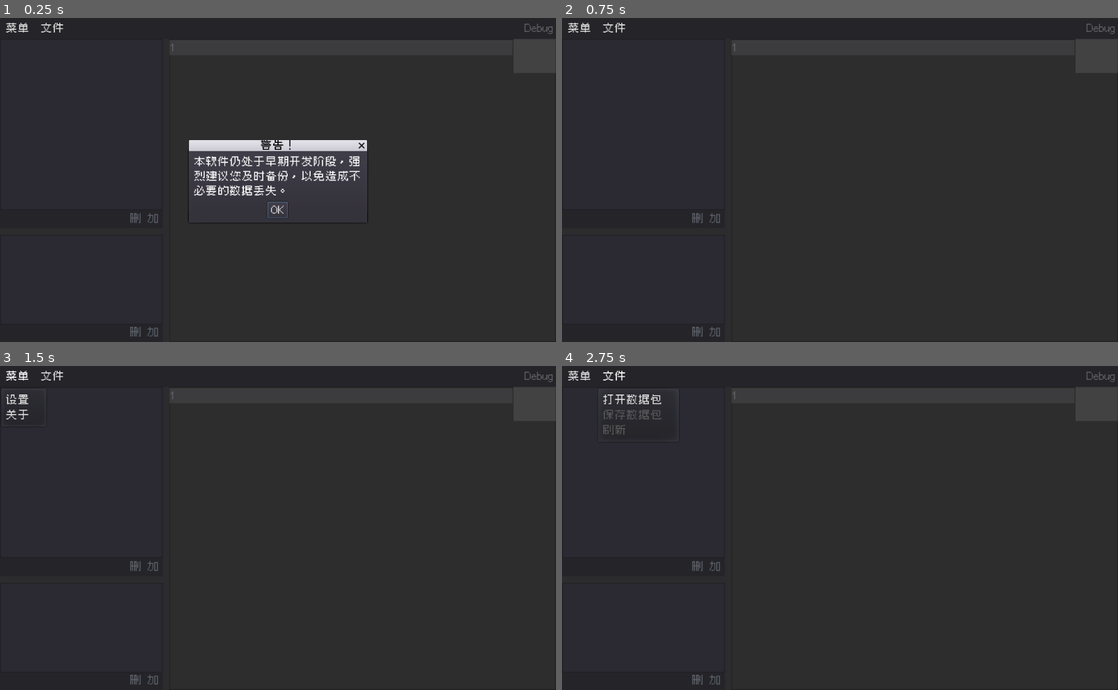
Above: before the commit, frames 1-4 (two rows, left to right).
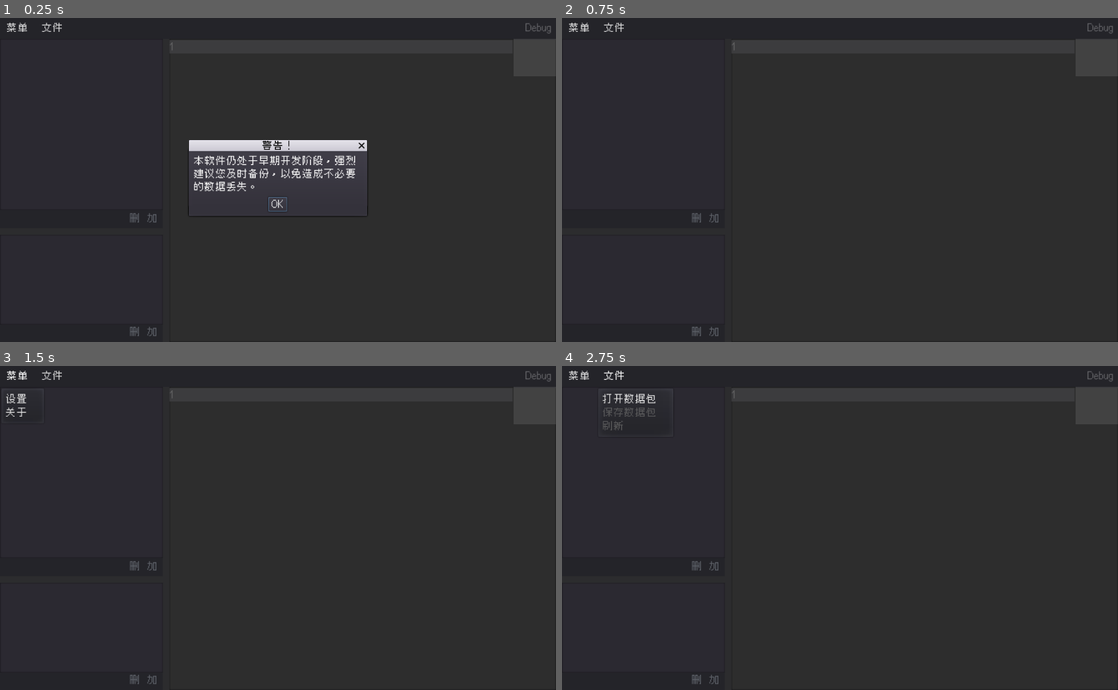
Above: after the commit, the same moments.

Repository: gufandf/MC-Command-Timeline-Editor
Game: Godot game, scene res://cte.tscn
Same seed, same stepped clock (60 frames per second), same inputs: the game is played once before the commit and once after it.
Inputs:
- Up to frame 1 (0.25 s): no input
- Up to frame 2 (0.75 s): click "OK" at 0.5 s
- Up to frame 3 (1.5 s): click "菜单" at 1.25 s
- Up to frame 4 (2.75 s): click "文件" at 2 s

The runs differ from the first frame. In frame 1, 2.2% of the frame differs, in the area x 1-100%, y 1-99%; in frame 2, 0.3%; in frame 3, 0.4%; in frame 4, 0.7%.

Commit message:
Update cte.tscn

Diff:
--- a/cte.tscn
+++ b/cte.tscn
@@ -7,7 +7,7 @@
 [ext_resource path="res://gd/addAnim.gd" type="Script" id=5]
 
 [sub_resource type="DynamicFont" id=1]
-size = 20
+size = 18
 font_data = ExtResource( 1 )
 
 [sub_resource type="Theme" id=2]
@@ -522,9 +522,9 @@
 flat = true
 
 [node name="autoSaveTime" type="SpinBox" parent="settings"]
-margin_left = 326.0
+margin_left = 296.0
 margin_top = 68.0
-margin_right = 400.0
+margin_right = 394.0
 margin_bottom = 102.0
 min_value = 1.0
 value = 5.0
@@ -532,10 +532,10 @@
 suffix = "s"
 
 [node name="Label" type="Label" parent="settings"]
-margin_left = 16.0
-margin_top = 60.0
-margin_right = 124.0
-margin_bottom = 100.0
+margin_left = 24.0
+margin_top = 68.0
+margin_right = 144.0
+margin_bottom = 108.0
 text = "自动保存间隔"
 align = 1
 valign = 1
@@ -584,9 +584,9 @@
 anchor_right = 0.5
 anchor_bottom = 0.5
 margin_left = -176.0
-margin_top = -72.0
+margin_top = -92.0
 margin_right = 176.0
-margin_bottom = 72.0
+margin_bottom = 92.0
 window_title = "关于"
 
 [node name="RichTextLabel" type="RichTextLabel" parent="about"]
@@ -596,10 +596,12 @@
 margin_top = 20.0
 margin_right = -24.0
 margin_bottom = -20.0
-text = "Command Timeline Editor
+text = "指令时间线编辑器
+Command Timeline Editor
 孤帆gufandf
 
-Powered by Godot Game Engine"
+使用 Godot Game Engine 制作
+字体 俐方體11號／Cubic 11"
 
 [node name="autoSaveTimer" type="Timer" parent="."]
 wait_time = 5.0
